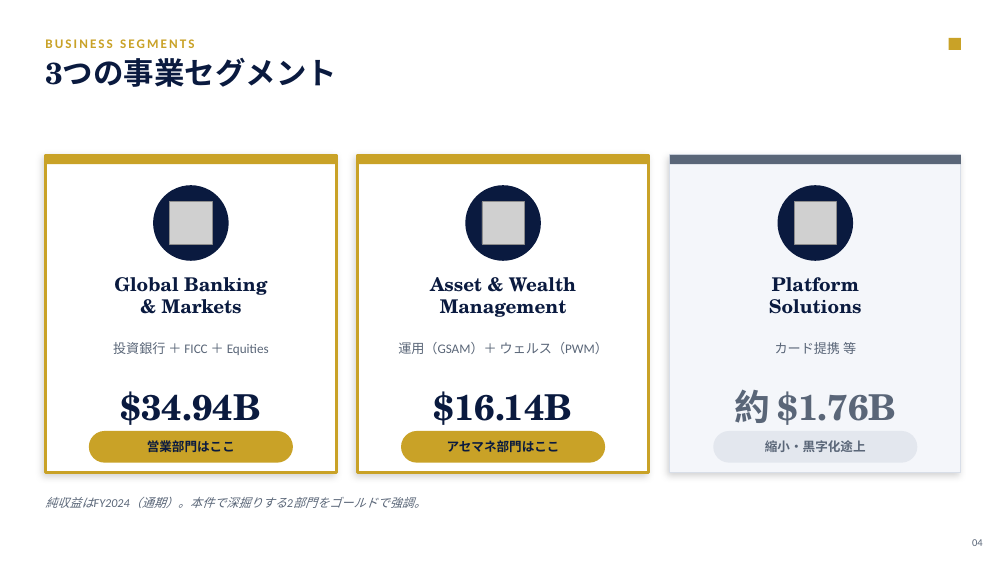
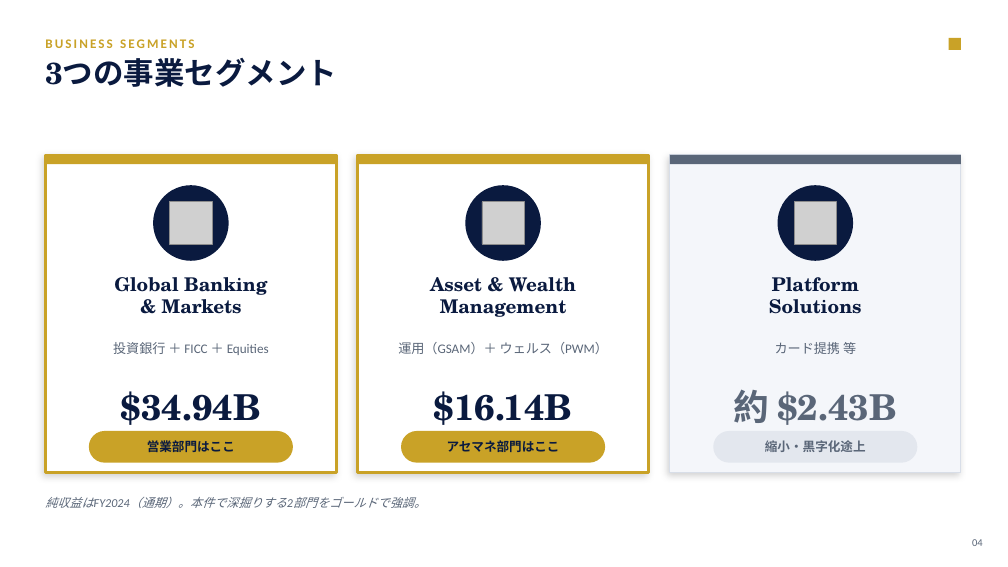
Before and after one commit to Kokidesu/Koki, a slide deck: slide 4 of projects/goldman-sachs-research/Goldman-Sachs-就活企業研究.pptx. Drawn at 1008x567 pixels with LibreOffice and Linux fonts; fonts in the diff are those of the drawing; grey boxes stand for pictures. Boxes give left, top, right and bottom in pixels: in the first picture for what was removed or moved away, otherwise in the second. Text is boxed around its words. In the diff, an @@ line names an element or a change of style, - is before the commit and + after.

```diff
--- a/projects/goldman-sachs-research/Goldman-Sachs-就活企業研究.pptx
+++ b/projects/goldman-sachs-research/Goldman-Sachs-就活企業研究.pptx
@@ text at box(734, 389, 897, 425): text changed @@
-約 $1.76B
+約 $2.43B
```
Also in this commit, not shown: 2 other slides changed, 3 other files.
